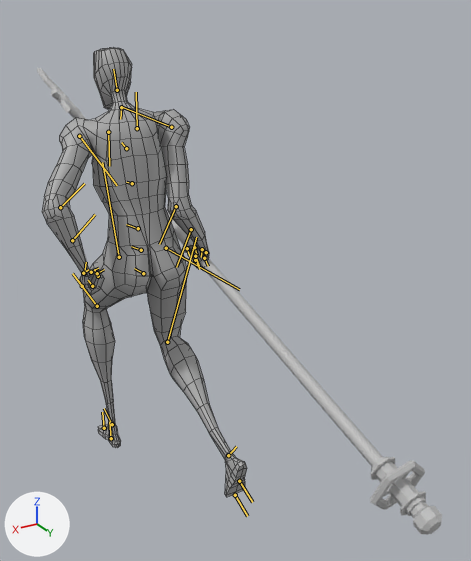
Before and after pictures for a commit that changed the FBX model Project/RogueLike-SmoothBrain/Assets/SampleSceneAssets/Art/Animations/Player/MESH_Anim_Walk_Slash.fbx.
Both versions are drawn from a camera (50 mm lens) standing at (0.0092, 0.0224, 0.0192) and looking at (-0.0047, -0.0008, 0.0076). Lighting does not change. The marker at lower left points along +X, +Y and +Z. Both versions are drawn at frame 2 of the action 'Take 001'; the numbers are the values there. The bones that bend it are drawn over the model as lines. Mesh edges are drawn as thin lines on the coarser meshes.

In view in the first picture: 'MESH_FinalPlayerBody', 'MESH_Spear'.
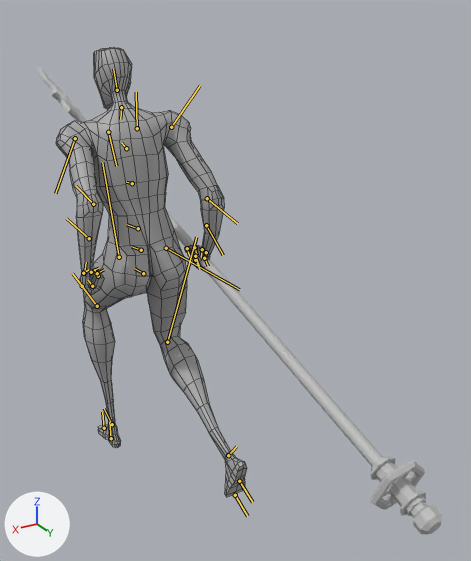
What the commit changed:
Bone 'J_SHOULDER_R' (bone_j_shoulder_r) turns from (-70, -22, 2) to (-11, -5, -13) degrees about its own x, y and z.
Bone 'J_WRIST_R' (bone_j_wrist_r) turns from (-23, -46, -20) to (-33, 11, 0) degrees about its own x, y and z.
Bone 'J_TWIST_WRIST_R' (bone_j_twist_wrist_r) turns from (0, 0, 0) to (-17, 0, 0) degrees about its own x, y and z.
Bone 'J_CLAV_L' (bone_j_clav_l) turns from (-5, 1, 6) to (5, 18, 1) degrees about its own x, y and z.
Bone 'J_SHOULDER_L' (bone_j_shoulder_l) turns from (37, 10, -27) to (-27, -21, -30) degrees about its own x, y and z.
Bone 'J_WRIST_L' (bone_j_wrist_l) turns from (1, 47, 20) to (-13, 1, -1) degrees about its own x, y and z.

Boxes [x1, y1, x2, y2] around the edits, measured in the pictures (471 x 561 px):
'MESH_FinalPlayerBody', posed (7% narrower)
    before: [42, 48, 247, 497]
    after: [56, 48, 247, 497]
bone 'J_SHOULDER_R', root to tip
    before: (171, 127) to (121, 106)
    after: (171, 127) to (200, 85)
bone 'J_TWIST_WRIST_R', root to tip
    before: (191, 229) to (176, 267)
    after: (206, 225) to (223, 255)
bone 'J_CLAV_L', root to tip
    before: (108, 132) to (109, 166)
    after: (108, 132) to (116, 166)
bone 'J_SHOULDER_L', root to tip
    before: (79, 136) to (117, 185)
    after: (75, 138) to (55, 193)
